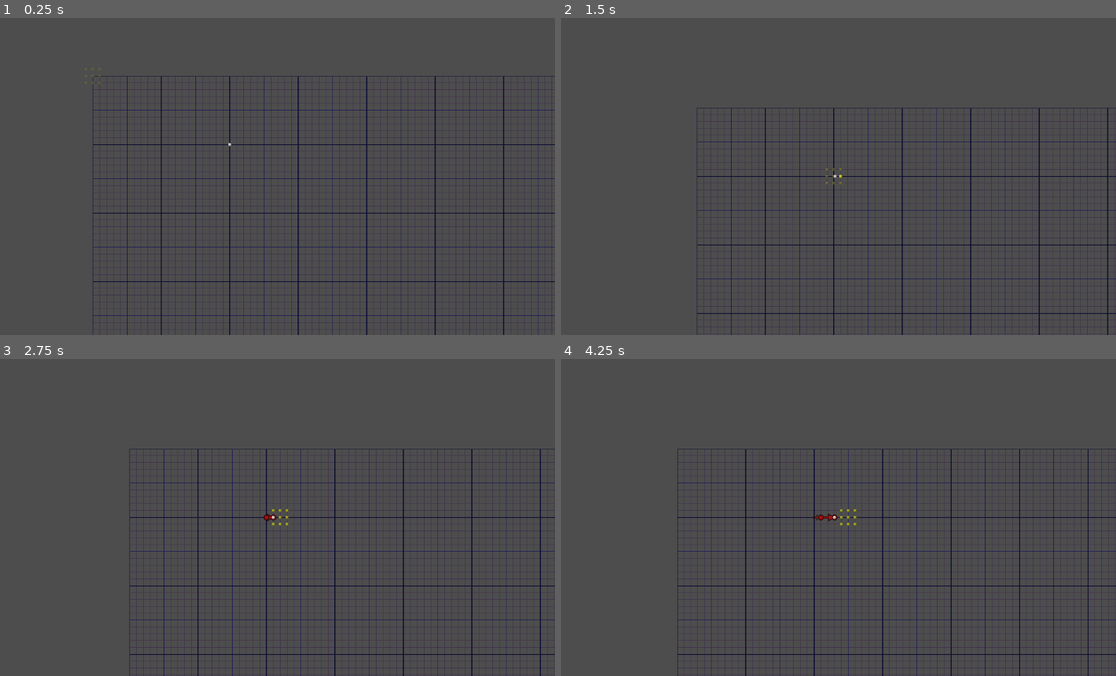
Above: before the commit, frames 1-4 (two rows, left to right).
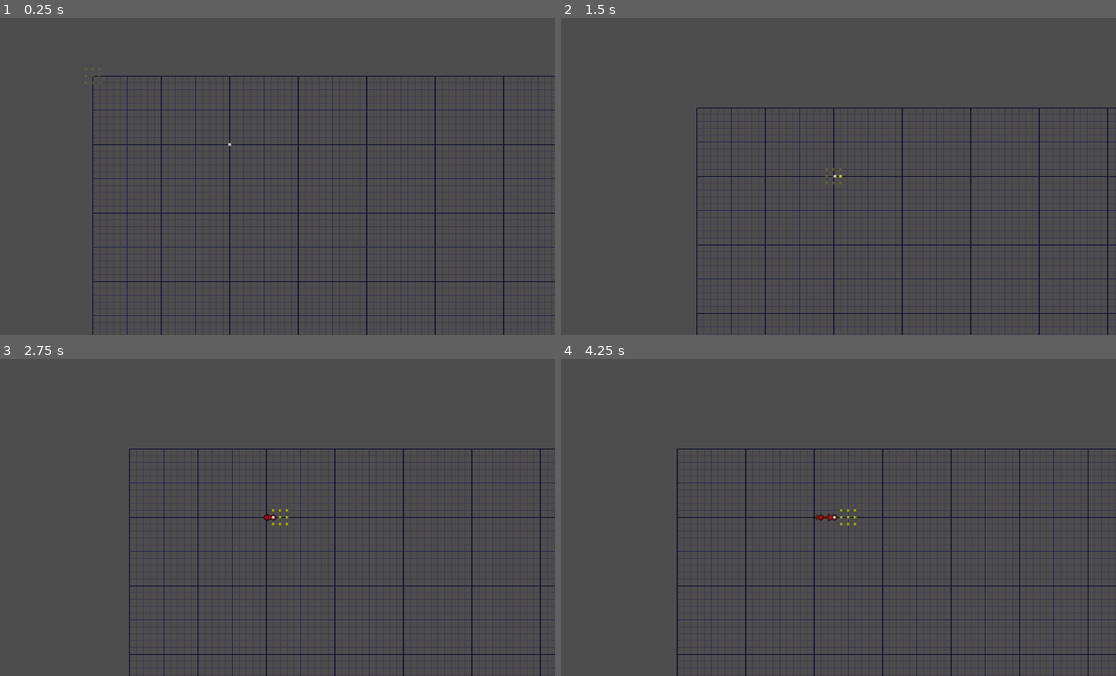
Above: after the commit, the same moments.

Repository: vibrunazo/godot-vector
Game: Godot game, scene res://scenes/map.tscn
The game is run twice, just before and just after one commit, with the same random seed, the same clock (stepped at 60 frames per second) and the same inputs.
Inputs:
- Up to frame 1 (0.25 s): no input
- Up to frame 2 (1.5 s): hold Right (ui_right) 0.53-1.28 s; hold Down (ui_down) from 1.28 s (still down)
- Up to frame 3 (2.75 s): release Down (ui_down) at 2.03 s; hold Right (ui_right) from 2.03 s (still down)
- Up to frame 4 (4.25 s): release Right (ui_right) at 2.78 s; hold Up (ui_up) 2.78-3.53 s; hold Left (ui_left) from 3.53 s (still down)

The runs differ from the first frame. In frame 1, 0.3% of the frame differs, in the area x 16-100%, y 18-100%; in frame 2, 0.3%; in frame 3, 0.3%; in frame 4, 0.3%.

Commit message:
grid can have any width and height in number of cells

Diff:
--- a/scenes/Grid.gd
+++ b/scenes/Grid.gd
@@ -2,7 +2,12 @@
 
 class_name Grid
 
+
 @export var cell_size := 14
+## width in number of cells
+@export var width := 200
+## height in number of cells
+@export var height := 100
 var gcolor := Color(0.25, 0.2, 0.3)
 var pcolor := Color(0.1, 0.1, 0.35)
 var dcolor := Color(0.05, 0.05, 0.2)
@@ -18,24 +23,27 @@
 	draw_grid()
 
 func draw_grid():
-	for n in range(1, 200):
+	for n in range(1, width + 1):
+		draw_col(n, 1)
+	for n in range(1, height + 1):
 		draw_row(n, 1)
-		draw_col(n, 1)
-	for n in range(1, 200.0/primary_every):
+	for n in range(1, 1 + float(width)/primary_every):
+		draw_col(n, primary_every)
+	for n in range(1, 1 + float(height)/primary_every):
 		draw_row(n, primary_every)
-		draw_col(n, primary_every)
-	for n in range(0, 200.0/double_every):
+	for n in range(0, 1 + float(width)/double_every):
+		draw_col(n, double_every)
+	for n in range(0, 1 + float(height)/double_every):
 		draw_row(n, double_every)
-		draw_col(n, double_every)
 
 func draw_row(n: int, e: int):
 	var from := Vector2(0, n * cell_size * e)
-	var to:= Vector2(2000, n * cell_size * e)
+	var to:= Vector2(width * cell_size, n * cell_size * e)
 	draw_segment(from, to, e, n)
 
 func draw_col(n: int, e: int):
 	var from := Vector2(n * cell_size * e, 0)
-	var to:= Vector2(n * cell_size * e, 2000)
+	var to:= Vector2(n * cell_size * e, height * cell_size)
 	draw_segment(from, to, e, n)
 
 func draw_segment(from, to, e, n):
--- a/scenes/grid.tscn
+++ b/scenes/grid.tscn
@@ -3,7 +3,6 @@
 [ext_resource type="Script" path="res://scenes/Grid.gd" id="1_vq0c6"]
 
 [node name="Grid" type="Control"]
-clip_contents = true
 layout_mode = 3
 anchors_preset = 15
 anchor_right = 1.0
